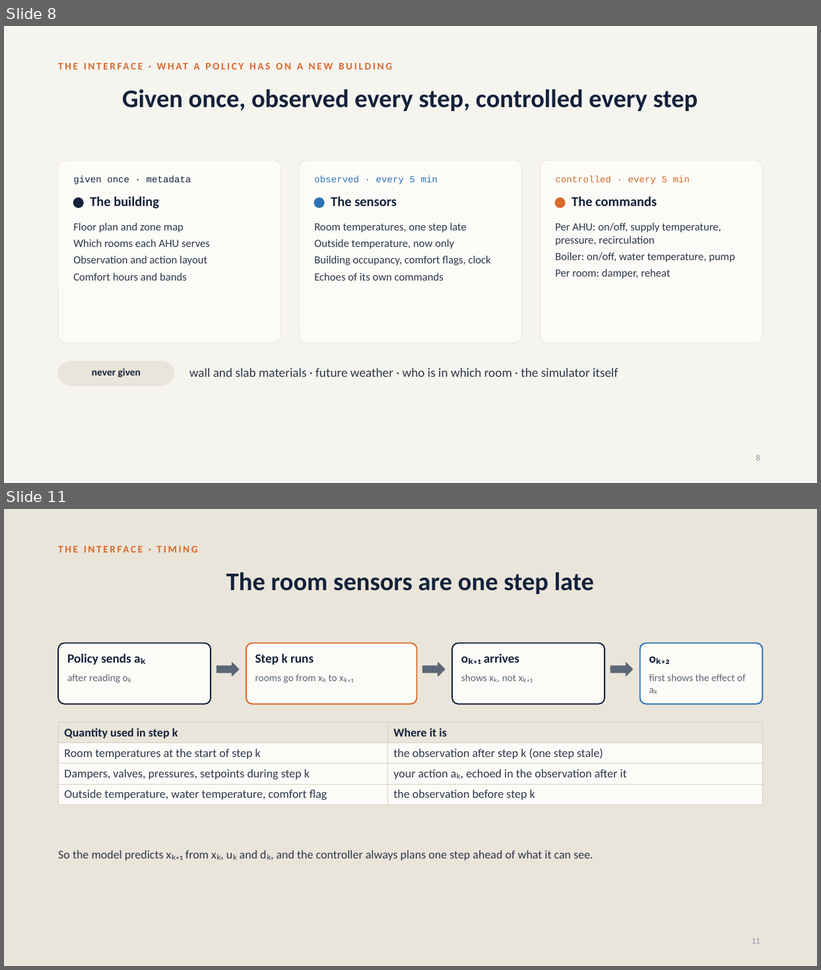
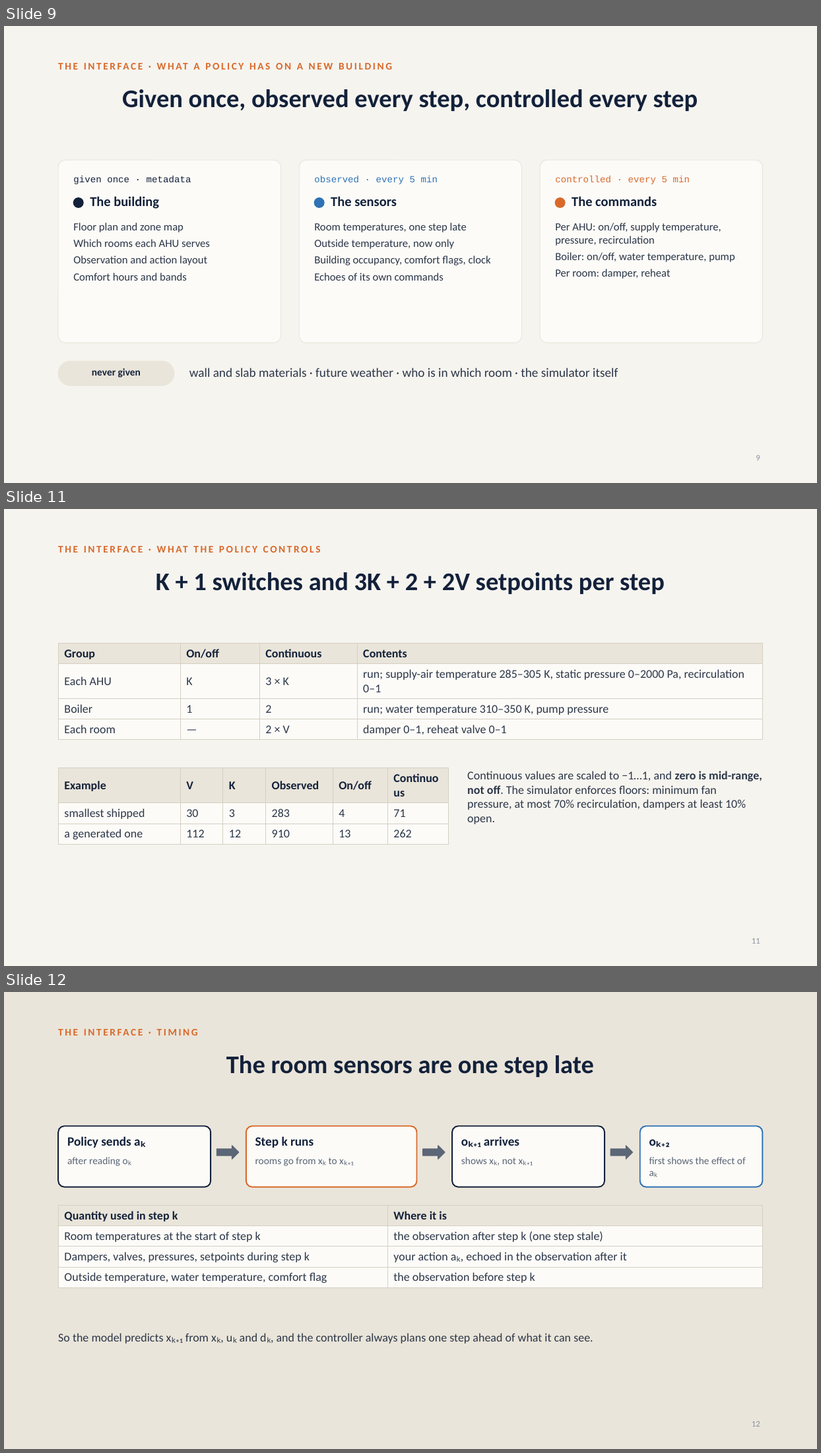
Before and after one commit to srivathsanb14/working-code, a slide deck: docs/One_Controller_for_Every_Building.pptx. Shown one above the other, each under a label of ours: slides 8 and 11 before the commit, slides 9, 11 and 12 after it; the slides between them are not shown. The pictures are 821x970 and 821x1453 pixels, drawn with LibreOffice and Linux fonts; fonts in the diff are those of the drawing. Boxes give left, top, right and bottom in pixels: in the first picture for what was removed or moved away, otherwise in the second. Text is boxed around its words. In the diff, an @@ line names an element or a change of style, - is before the commit and + after.

```diff
--- a/docs/One_Controller_for_Every_Building.pptx
+++ b/docs/One_Controller_for_Every_Building.pptx
@@ slide 11 added at <box>4,509,817,966</box>, background #F6F4EF @@
@@ text added at <box>58,543,763,564</box>, 12 pt, text #D9692A, bold @@
+THE INTERFACE · WHAT THE POLICY CONTROLS
@@ title added at <box>156,572,665,594</box>, 30 pt, text #13213A, bold @@
+K + 1 switches and 3K + 2 + 2V setpoints per step
@@ table added at <box>58,643,763,738</box>, 4 rows, 4 columns @@
+Group | On/off | Continuous | Contents
+Each AHU | K | 3 × K | run; supply-air temperature 285–305 K, static pressure 0–2000 Pa, recirculation 0–1
+Boiler | 1 | 2 | run; water temperature 310–350 K, pump pressure
+Each room | — | 2 × V | damper 0–1, reheat valve 0–1
@@ table added at <box>58,768,449,842</box>, 3 rows, 6 columns @@
+Example | V | K | Observed | On/off | Continuous
+smallest shipped | 30 | 3 | 283 | 4 | 71
+a generated one | 112 | 12 | 910 | 13 | 262
@@ text added at <box>467,771,762,824</box>, 14 pt, text #2C3748 @@
+Continuous values are scaled to −1…1, and zero is mid-range, not off. The simulator enforces floors: minimum fan pressure, at most 70% recirculation, dampers at least 10% open.
@@ page number added at <box>752,939,760,944</box>, 10 pt, text #8A93A3 @@
+11
@@ what was slide 8 is now slide 9 @@
@@ page number at <box>756,456,760,461</box>: text changed @@
-8
+9
@@ what was slide 11 is now slide 12 @@
@@ page number at <box>752,1422,760,1427</box>: text changed @@
-11
+12
```
Also in this commit, not shown: 2 slides changed, 3 other slides added, 2 slides removed.
